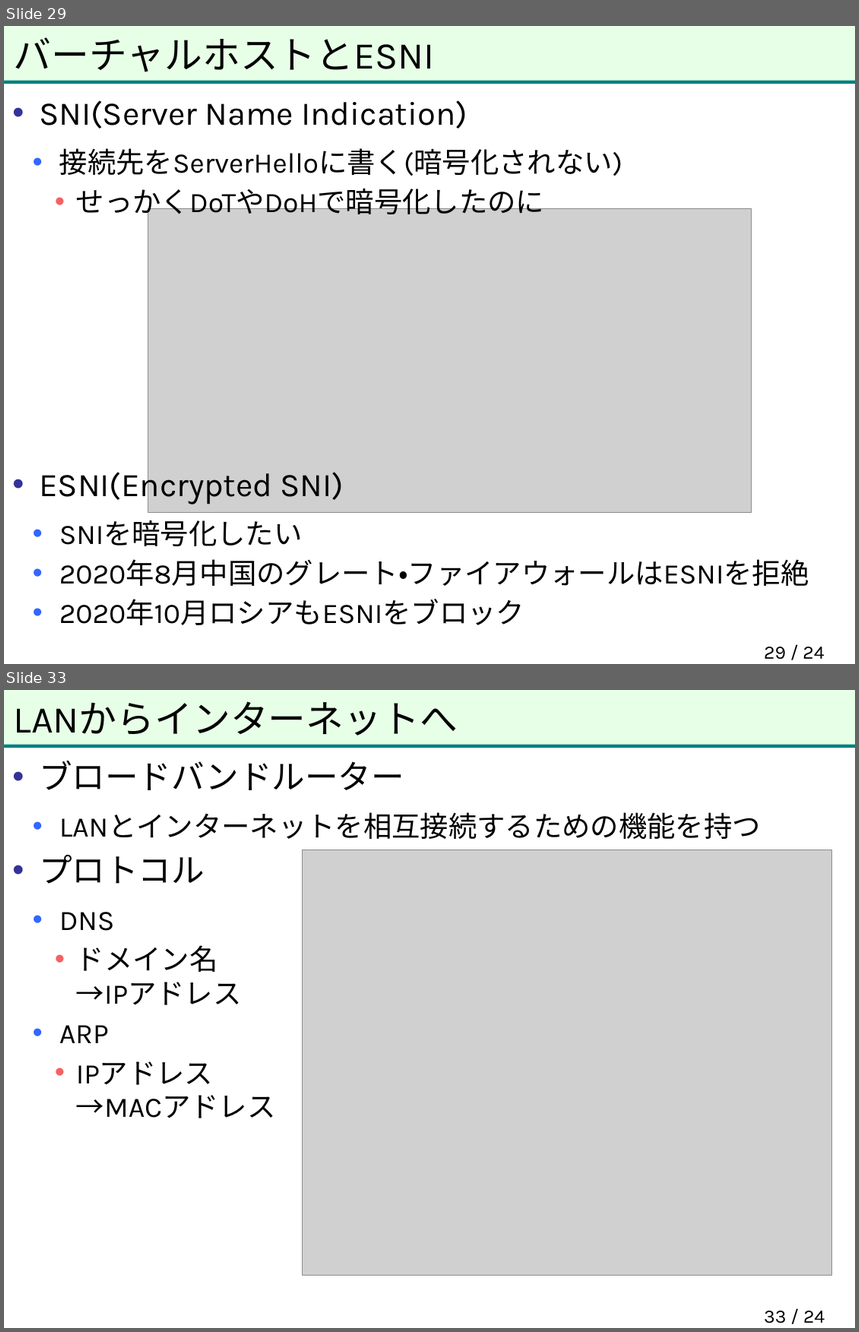
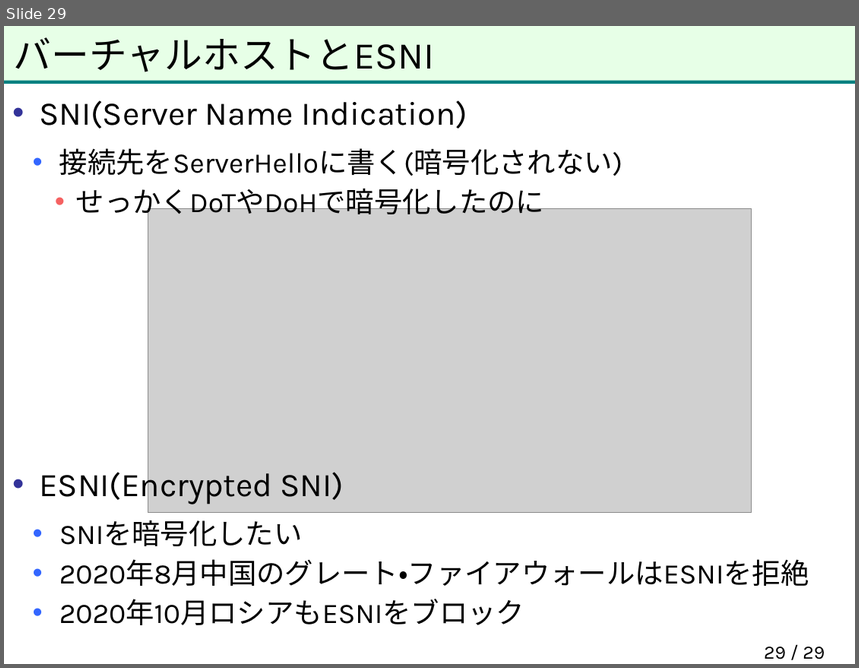
Before and after one commit to herumi/anninbon, a slide deck: lec/anninbon9.pptx. Shown one above the other, each under a label of ours: slides 29 and 33 before the commit, slide 29 after it; the slides between them are not shown. The pictures are 859x1332 and 859x668 pixels, drawn with LibreOffice and Linux fonts; fonts in the diff are those of the drawing; grey boxes stand for pictures; background and template pictures are left out. Boxes give left, top, right and bottom in pixels: in the first picture for what was removed or moved away, otherwise in the second. Text is boxed around its words. In the diff, an @@ line names an element or a change of style, - is before the commit and + after.

```diff
--- a/lec/anninbon9.pptx
+++ b/lec/anninbon9.pptx
@@ slide 33 removed at (4, 690, 855, 1328), background #FFFFFF; not listed: 2 template elements that a slide beside it also shows @@
@@ title removed at (14, 701, 458, 736) @@
-LANからインターネットへ
@@ text removed at (39, 761, 761, 1119) @@
-• ブロードバンドルーター
-  • LANとインターネットを相互接続するための機能を持つ
-• プロトコル
-  • DNS
-    • ドメイン名
-      →IPアドレス
-  • ARP
-    • IPアドレス
-      →MACアドレス
@@ picture removed at (302, 850, 832, 1274) @@
@@ page number removed at (764, 1311, 825, 1324) @@
-33 / 24
@@ page number at (764, 647, 825, 660): text changed @@
-29 / 24
+29 / 29
```
Also in this commit, not shown: 1 slide changed, 14 other slides removed, 1 other file.
